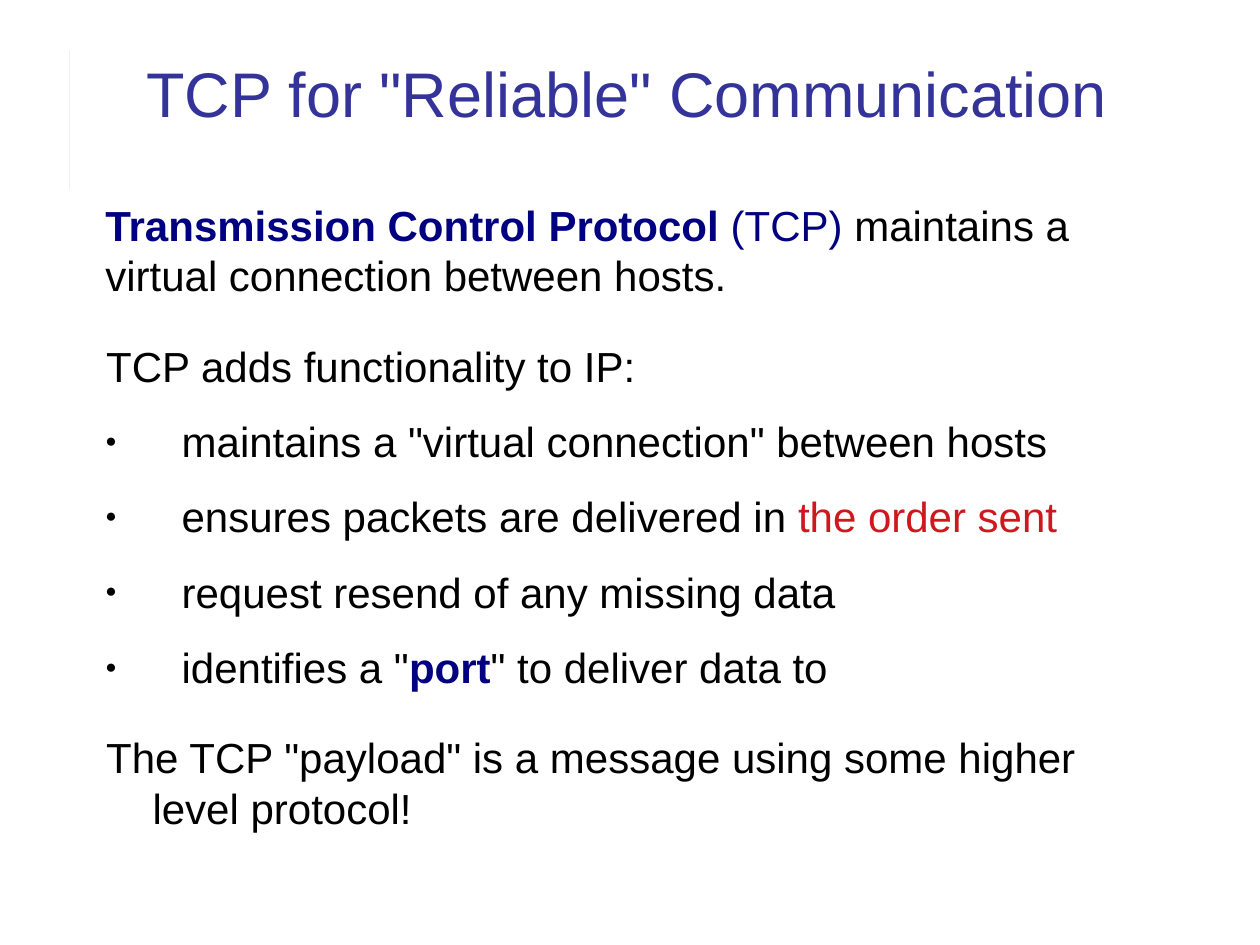
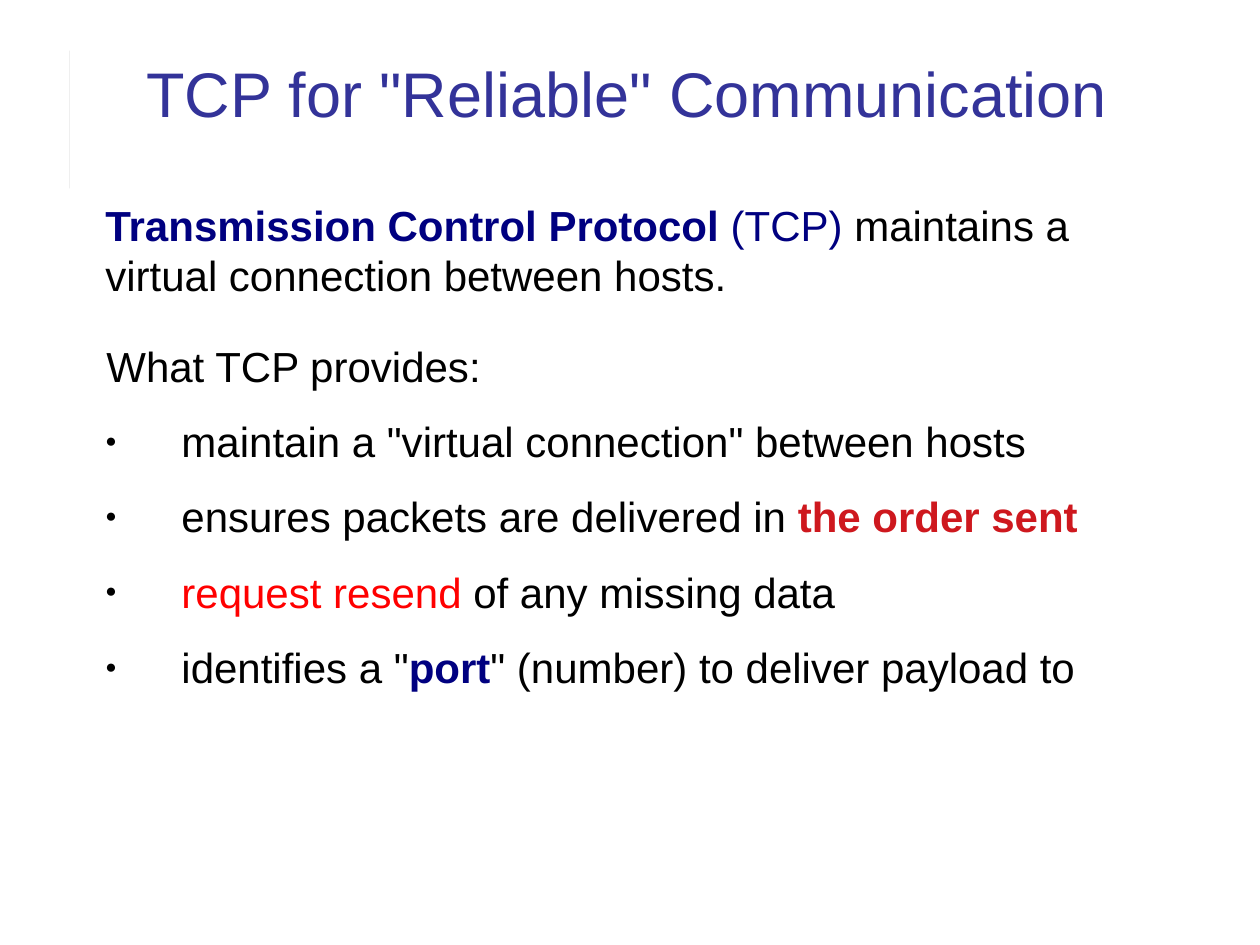
Before and after one commit to cpske/ISP, a slide deck: slide 8 of web/HTTP.ppt. Drawn at 1260x945 pixels with LibreOffice and Linux fonts; fonts in the diff are those of the drawing. Boxes give left, top, right and bottom in pixels: in the first picture for what was removed or moved away, otherwise in the second. Text is boxed around its words. In the diff, an @@ line names an element or a change of style, - is before the commit and + after.

```diff
--- a/web/HTTP.ppt
+++ b/web/HTTP.ppt
@@ text at (105, 210, 1077, 616): bold on in "the order sent"; text colour #000000 to #FF0000 in "request resend"; indent changed @@
@@ text at (106, 351, 1025, 458): text changed @@
-TCP adds functionality to IP:
-● maintains a "virtual connection" between hosts
+What TCP provides:
+● maintain a "virtual connection" between hosts
@@ text at (181, 652, 1075, 691): text changed @@
-● identifies a "port" to deliver data to
-The TCP "payload" is a message using some higher level protocol!
+● identifies a "port" (number) to deliver payload to
```
Also in this commit, not shown: 29 other slides changed, 4 slides added, 1 other file.
